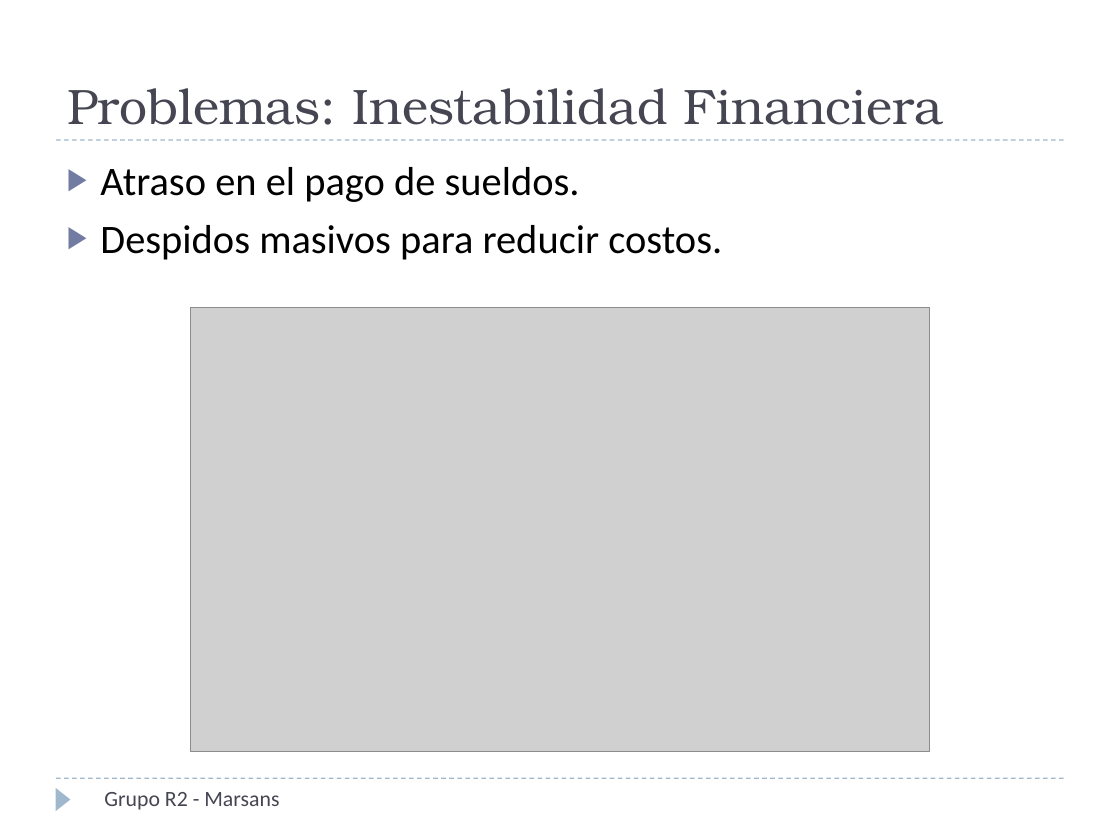
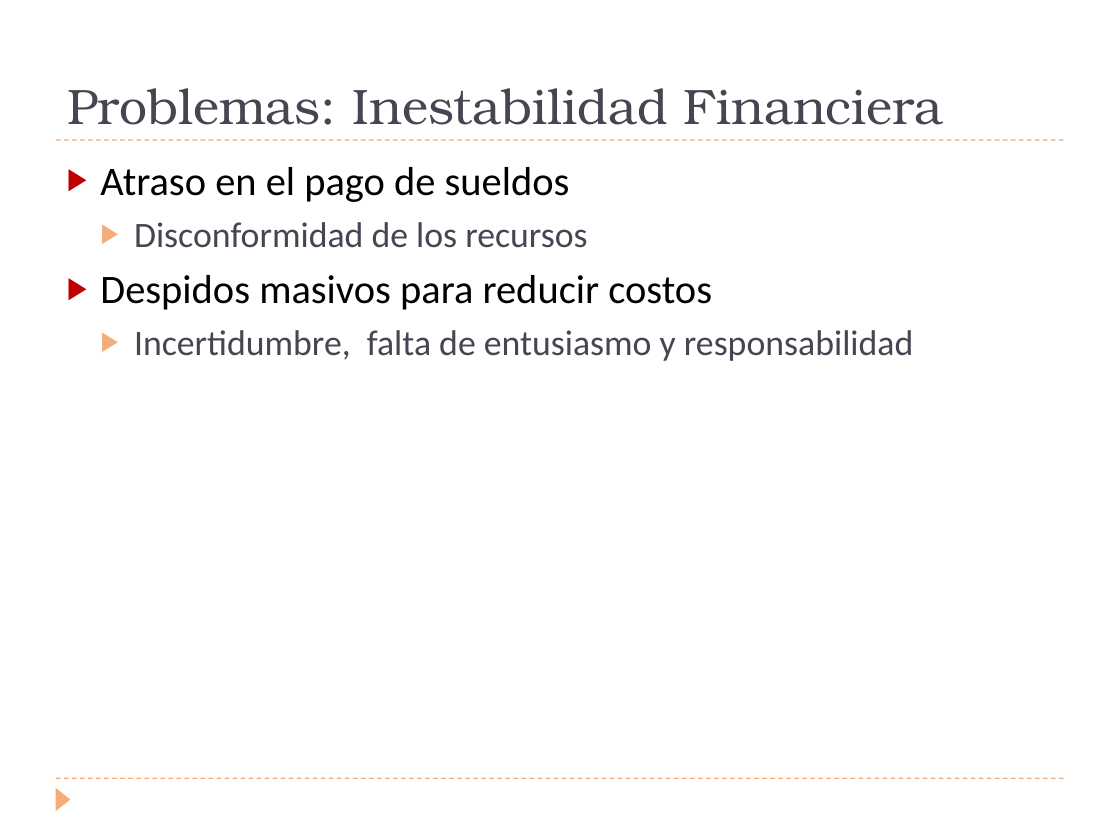
Before and after one commit to invernizzie/fiuba-grupoestrucorga, a slide deck: slide 7 of Trabajo Practico/Presentacion/Presentación1.ppt. Drawn at 1120x840 pixels with LibreOffice and Linux fonts; fonts in the diff are those of the drawing; grey boxes stand for pictures. Boxes give left, top, right and bottom in pixels: in the first picture for what was removed or moved away, otherwise in the second. Text is boxed around its words. In the diff, an @@ line names an element or a change of style, - is before the commit and + after.

```diff
--- a/Trabajo Practico/Presentacion/Presentación1.ppt
+++ b/Trabajo Practico/Presentacion/Presentación1.ppt
@@ line (56, 140) - (1064, 140): stroke #9FB8CD 0.74 pt dashed to #F2AD7A 0.74 pt dashed @@
@@ text at (100, 167, 913, 361): text changed; size 26 to 23 pt; text colour #000000 to #464653 @@
-▶ Atraso en el pago de sueldos.
-▶ Despidos masivos para reducir costos.
+▶ Atraso en el pago de sueldos
+  ▶ Disconformidad de los recursos
+▶ Despidos masivos para reducir costos
+  ▶ Incertidumbre, falta de entusiasmo y responsabilidad
@@ picture removed at (190, 308, 930, 752) @@
@@ line (56, 778) - (1064, 778): stroke #9FB8CD 0.74 pt dashed to #F2AD7A 0.74 pt dashed @@
@@ triangle at (56, 787, 71, 811): fill #9FB8CD to #F2AD7A @@
@@ text removed at (104, 792, 279, 810) @@
-Grupo R2 - Marsans
```
Also in this commit, not shown: 4 other slides changed, 6 slides added, 8 slides removed, 3 other files.
